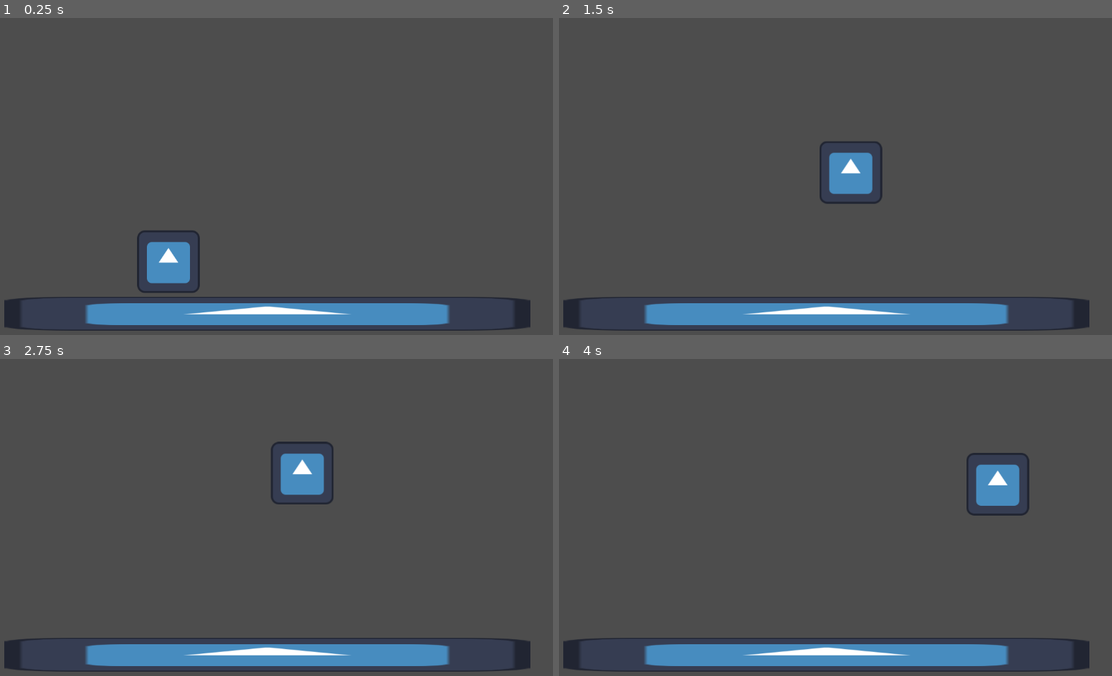
Above: before the commit, frames 1-4 (two rows, left to right).
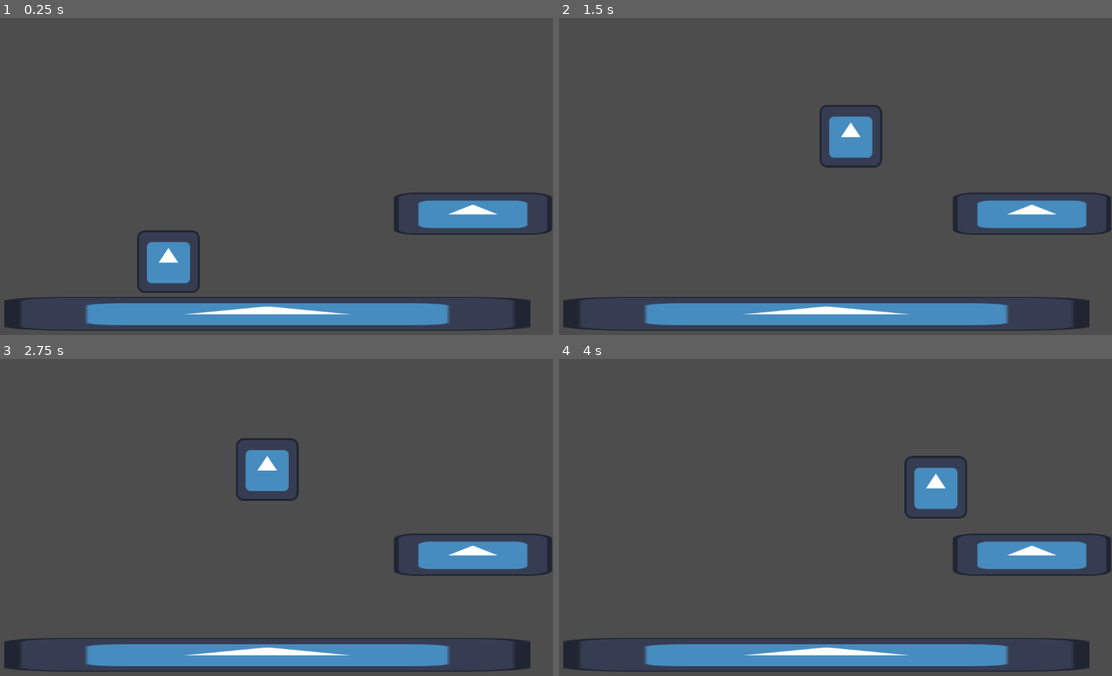
Above: after the commit, the same moments.

Repository: The-E21/TempleExploreDurhack24
Game: Godot game, scene res://Scenes/temple_scene.tscn
The game is run twice, just before and just after one commit, with the same random seed, the same clock (stepped at 60 frames per second) and the same inputs. The engine's default icon, where the game draws it, is replaced by a stand-in: a white triangle on a blue panel in a dark square.
Inputs:
- Up to frame 1 (0.25 s): no input
- Up to frame 2 (1.5 s): hold Space (jump) 0.53-1.28 s; hold Right (ui_right) from 0.53 s (still down); tap Space (jump) at 1.35 s
- Up to frame 3 (2.75 s): tap Space (jump) at 1.52, 1.82 s; release Right (ui_right) at 2.03 s; hold Left (ui_left) from 2.03 s (still down); hold Space (jump) from 2.03 s (still down)
- Up to frame 4 (4 s): release Left (ui_left) at 2.78 s; release Space (jump) at 2.78 s; hold Right (ui_right) from 2.78 s (still down); tap Space (jump) at 2.85, 3.02, 3.32 s; hold Space (jump) from 3.53 s (still down)

The runs differ from the first frame. In frame 1, 2.3% of the frame differs, in the area x 71-100%, y 55-69%; in frame 2, 4.5%; in frame 3, 4.4%; in frame 4, 4.9%, in the area x 62-100%, y 29-69%.

Commit message:
added coyote time to player controller

Diff:
--- a/Scenes/player.tscn
+++ b/Scenes/player.tscn
@@ -13,10 +13,11 @@
 accelerationMultiplier = 9.0
 gravity = 1100.0
 jumpHight = 300.0
-apexPercentile = 0.9
+apexPercentile = 0.8
 jumpCut = 0.2
 jumpTime = 0.4
-apexTime = 1.0
+apexTime = 0.9
+coyoteTime = 0.2
 
 [node name="Sprite2D" type="Sprite2D" parent="."]
 texture = ExtResource("1_2eu8h")
--- a/Scenes/temple_scene.tscn
+++ b/Scenes/temple_scene.tscn
@@ -19,5 +19,18 @@
 scale = Vector2(8.39063, 0.539062)
 texture = ExtResource("1_4rxxl")
 
+[node name="StaticBody2D2" type="StaticBody2D" parent="."]
+position = Vector2(417, -205)
+
+[node name="CollisionShape2D" type="CollisionShape2D" parent="StaticBody2D2"]
+position = Vector2(572.5, 602)
+scale = Vector2(0.3012, 1.23721)
+shape = SubResource("RectangleShape2D_5pcj6")
+
+[node name="Sprite2D" type="Sprite2D" parent="StaticBody2D2/CollisionShape2D"]
+position = Vector2(-3.49999, 2.49999)
+scale = Vector2(8.39063, 0.539062)
+texture = ExtResource("1_4rxxl")
+
 [node name="Player" parent="." instance=ExtResource("2_ld67o")]
 position = Vector2(367, 466)
--- a/Scripts/playerscript.gd
+++ b/Scripts/playerscript.gd
@@ -17,6 +17,7 @@
 @export var jumpTime : float
 @export var apexTime : float
 var jumpTimer : float
+@export var coyoteTime : float
 
 func _input(event):
 	if event.is_action_pressed("jump"):
@@ -38,9 +39,9 @@
 	match jumpPhase:
 		0:
 			if(not is_on_floor()):
-				jumpPhase = 3
+				jumpPhase = 4
+				jumpTimer = 0
 			if(jumpDown):
-				print("go")
 				jumpPhase = 1
 				jumpTimer = 0
 		1:
@@ -64,3 +65,13 @@
 			velocity += Vector2.DOWN * gravity * delta
 			if(is_on_floor()):
 				jumpPhase = 0
+		4:
+			jumpTimer += delta
+			if(jumpTimer >= coyoteTime):
+				jumpPhase = 3
+			velocity += Vector2.DOWN * gravity * delta
+			if(is_on_floor()):
+				jumpPhase = 0
+			if(jumpDown):
+				jumpPhase = 1
+				jumpTimer = 0
